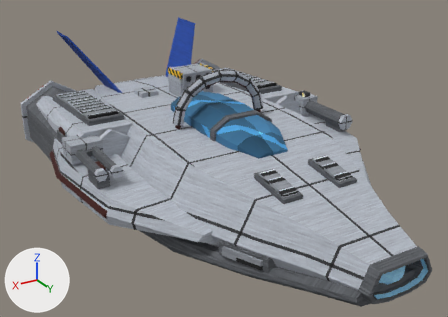
A saved change to the glTF model art/models/storm_petrel.glb.
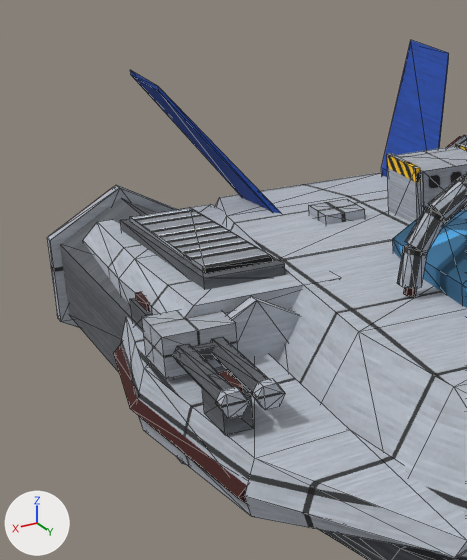
The first picture shows the older version from a 50 mm lens placed at (57.5, 97.5, 61.8), pointed at (0.3, 2.3, 14.2). The close-ups show the older and then the newer version on the part from 0% to 45% of the width and 0% to 77% of the height of that picture. Only the edits that show in the close-ups are written down. Lighting does not change. The marker at lower left points along +X, +Y and +Z. The close-ups show mesh edges as thin lines. Where no turn or scale is listed for an object, it has been applied to the vertices. Vertices at exactly the same position are counted once.

In view in the first close-up: 'booster.001', 'canopy', 'cheek.001', 'emitter.002', 'emitter.003', 'emitter_pylon.002', 'emitter_pylon.003', 'exhaust_lip.001', 'field_rail.001', 'fin', 'fin.001', 'hull', 'intake_lip.001', 'nacelle.001', 'receiver.001', 'vent_louvres.003' and 17 more.
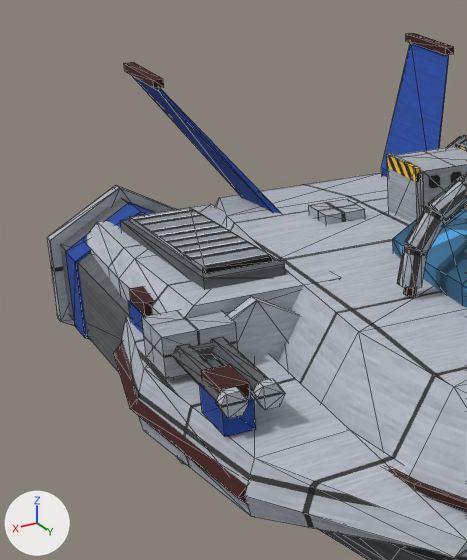
Pixel boxes (x1, y1, x2, y2) of what changed, in the close-ups (467 x 560 px):
'booster_band.001', added: after (65, 202, 156, 340)
'emitter_pylon.002', recoloured: (202, 388, 254, 435) in both
'emitter.002', rescaled: before (219, 371, 244, 395); after (201, 364, 250, 399)
'field_strip.001', added (brown): after (388, 469, 467, 512)
'field_tip.001', added (brown): after (124, 62, 164, 88)
'field_tip', added (brown): after (406, 33, 454, 55)
'emitter.003', rescaled: before (135, 292, 150, 312); after (129, 286, 154, 316)
'emitter_pylon.003', recoloured: (130, 300, 144, 333) in both

The change in detail:
me_emitter_pylon_002 is used by ob_emitter_pylon_002; location (0.0, 0.0, 0.0).
me_emitter_pylon_002 had 8 vertices, 12 faces and spanned x 25.16..27.36, y 1.8..6.2, z 16.0..18.6.
me_emitter_pylon_002 no longer uses material mat_steel_dark (picture img_dark).
me_emitter_pylon_002 now has 8 vertices, 12 faces and spans x 25.06..27.46, y 1.6..6.4, z 16.0..18.4.
Edits to the shape of me_emitter_pylon_002 do not show in these pictures.
me_emitter_pylon_002 gains material mat_livery_livery (picture img_livery).
me_emitter_002 is used by ob_emitter_002; location (0.0, 0.0, 0.0).
me_emitter_002 had 8 vertices, 12 faces and spanned x 25.51..27.01, y 2.4..5.6, z 18.6..19.3.
me_emitter_002 now has 8 vertices, 12 faces and spans x 25.16..27.36, y 2.0..6.0, z 18.4..19.6.
me_emitter_002 part 1: the whole mesh is scaled about its middle by (1.47, 1.25, 1.71), then moved by (0.0, 0.0, 0.05).
me_emitter_pylon_003 is used by ob_emitter_pylon_003; location (0.0, 0.0, 0.0).
me_emitter_pylon_003 had 8 vertices, 12 faces and spanned x 24.43..26.63, y -18.2..-13.8, z 16.0..18.6.
me_emitter_pylon_003 no longer uses material mat_steel_dark (picture img_dark).
me_emitter_pylon_003 now has 8 vertices, 12 faces and spans x 24.33..26.73, y -18.4..-13.6, z 16.0..18.4.
Edits to the shape of me_emitter_pylon_003 do not show in these pictures.
me_emitter_pylon_003 gains material mat_livery_livery (picture img_livery).
me_emitter_003 is used by ob_emitter_003; location (0.0, 0.0, 0.0).
me_emitter_003 had 8 vertices, 12 faces and spanned x 24.78..26.28, y -17.6..-14.4, z 18.6..19.3.
me_emitter_003 now has 8 vertices, 12 faces and spans x 24.43..26.63, y -18.0..-14.0, z 18.4..19.6.
me_emitter_003 part 2: the whole mesh is scaled about its middle by (1.47, 1.25, 1.71), then moved by (0.0, 0.0, 0.05).
Mesh me_field_tip_001 is new.
It is a box spanning x 15.53..16.53, y -48.2..-38.8, z 31.78..32.58.
It uses material mat_amber_ember (picture img_ember).
Mesh me_field_tip is new.
It is a box spanning x -16.53..-15.53, y -48.2..-38.8, z 31.78..32.58.
It uses material mat_amber_ember (picture img_ember).
Mesh me_booster_band_001 is new.
It is a 6-sided cylinder along y spanning x 13.3..26.9, y -39.0..-35.4, z 5.1..20.8.
It uses material mat_livery_livery (picture img_livery).
Mesh me_field_strip_001 is new.
It has 16 vertices, 28 faces and spans x 9.4..20.0, y 10.0..36.0, z 13.9..14.9.
It uses material mat_amber_ember (picture img_ember).
Object 'field_tip.001' (ob_field_tip_001) is new; it shows me_field_tip_001.
Its location is (0.0, 0.0, 0.0).
Object 'field_tip' (ob_field_tip) is new; it shows me_field_tip.
Its location is (0.0, 0.0, 0.0).
Object 'booster_band.001' (ob_booster_band_001) is new; it shows me_booster_band_001.
Its location is (0.0, 0.0, 0.0).
Object 'field_strip.001' (ob_field_strip_001) is new; it shows me_field_strip_001.
Its location is (0.0, 0.0, 0.0).
